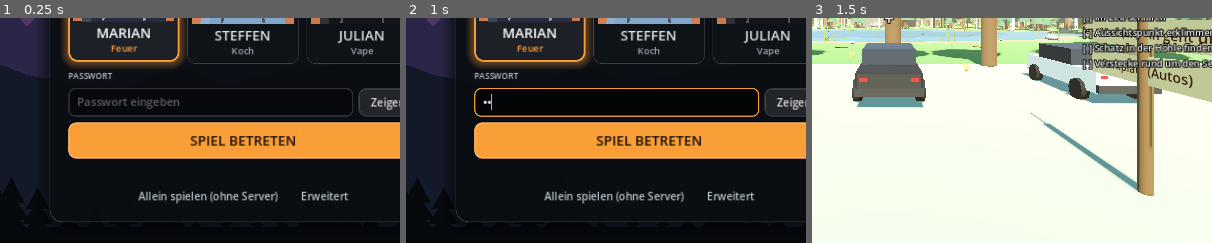
Above: before the commit, frames 1-3 (left to right).
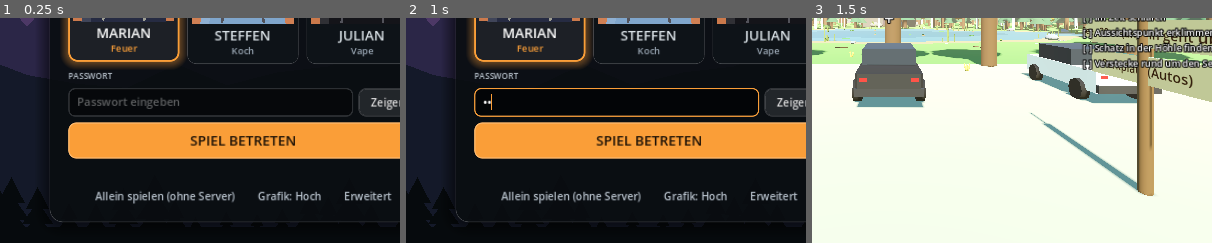
Above: after the commit, the same moments.

Repository: 7ulez/three-in-the-wild
Game: Godot game, scene res://menu.tscn
The game is run twice, just before and just after one commit, with the same random seed, the same clock (stepped at 60 frames per second) and the same inputs.
Inputs (mouse positions are % of the whole screen's width and height, from its top left):
- Up to frame 1 (0.25 s): no input
- Up to frame 2 (1 s): click (71, 22) at 0.52 s; type "Alex" at 0.6 s; click (67, 69) at 0.75 s; type "12" at 0.83 s
- Up to frame 3 (1.5 s): click "SPIEL BETRETEN" at 1.25 s
The pictures show only the part of the screen within x 40-90%, y 50-100%; the shares and areas given below are measured in that part.

The runs differ from the first frame. In frame 1, 1.9% of the frame differs, in the area x 23-98%, y 76-83%; in frame 2, 1.9%; in frame 3, nothing differs.

Commit message:
Leichte Grafikstufe für Tablets
Auf Touch-Geräten automatisch: Rendering in 720p-Auflösung statt voller
Bildschirmauflösung, keine Schatten, kein Glühen, keine Büsche. Im Menü
umschaltbar (Grafik: Niedrig/Hoch), per Adresse mit ?low / ?high erzwingbar.

Co-Authored-By: Claude Sonnet 5.5 <noreply@anthropic.com>
Claude-Session: https://claude.ai/code/session_01FicyMBshYtiCihkErSPQQ5

Diff:
--- a/game.gd
+++ b/game.gd
@@ -28,6 +28,19 @@
 
 # Tablet/Handy: Bildschirm-Steuerung statt Maus und Tastatur
 static var touch: bool = false
+static var low: bool = false          # leichtere Grafik (Tablets/Handys): keine Schatten, weniger Deko, 720p-Rendering
+
+
+## Schaltet die leichte Grafikstufe ein/aus (Auflösung, Schatten, Glühen).
+static func apply_quality(win: Window) -> void:
+	if low:
+		win.content_scale_mode = Window.CONTENT_SCALE_MODE_VIEWPORT
+		win.content_scale_size = Vector2i(1280, 720)
+		win.content_scale_aspect = Window.CONTENT_SCALE_ASPECT_EXPAND
+	else:
+		win.content_scale_mode = Window.CONTENT_SCALE_MODE_CANVAS_ITEMS
+		win.content_scale_size = Vector2i(1280, 720)
+		win.content_scale_aspect = Window.CONTENT_SCALE_ASPECT_EXPAND
 static var touch_reel: bool = false   # "Aktion"-Knopf wird gehalten (Angel einholen)
 
 
--- a/main.gd
+++ b/main.gd
@@ -92,7 +92,7 @@
 	var night := 1.0 - day
 	sun.rotation = Vector3(-asin(clampf(elev, -1.0, 1.0)) - 0.12, deg_to_rad(40.0) + cos(a) * 0.9, 0)
 	sun.light_energy = lerpf(0.0, 1.05, day)
-	sun.shadow_enabled = elev > 0.02
+	sun.shadow_enabled = elev > 0.02 and not Game.low
 	var warm := clampf(1.0 - absf(elev) * 2.5, 0.0, 1.0)   # Abend-/Morgenrot
 	sun.light_color = Color(1.0, 0.95, 0.85).lerp(Color(1.0, 0.55, 0.3), warm)
 	moon.light_energy = lerpf(0.0, 0.35, night)
@@ -137,7 +137,7 @@
 	env.fog_enabled = true
 	env.fog_light_color = Color(1.0, 0.85, 0.65)
 	env.fog_density = 0.002
-	env.glow_enabled = true
+	env.glow_enabled = not Game.low
 
 	var we := WorldEnvironment.new()
 	we.environment = env
@@ -147,7 +147,7 @@
 	sun.rotation_degrees = Vector3(-35, 40, 0)
 	sun.light_color = Color(1.0, 0.9, 0.75)
 	sun.light_energy = 1.2
-	sun.shadow_enabled = true
+	sun.shadow_enabled = not Game.low
 	add_child(sun)
 	moon = DirectionalLight3D.new()
 	moon.light_color = Color(0.55, 0.65, 1.0)
@@ -455,7 +455,7 @@
 			_part(parts, "l_c2", base, 3.0, crown.darkened(0.12), Vector3(0.9, 0, 0.4))
 
 		# Unterholz: Büsche (ohne Kollision)
-		if rng.randf() < 0.55:
+		if rng.randf() < 0.55 and not Game.low:
 			var bp := pos + Vector3(rng.randf_range(-2.0, 2.0), 0.0, rng.randf_range(-2.0, 2.0))
 			if not _tree_blocked(bp):
 				var bs := rng.randf_range(0.6, 1.2)
--- a/menu.gd
+++ b/menu.gd
@@ -265,6 +265,12 @@
 		return
 	if OS.has_feature("web"):
 		Game.touch = bool(JavaScriptBridge.eval("window.matchMedia('(pointer: coarse)').matches || window.location.search.includes('touch')"))
+		Game.low = Game.touch
+		if bool(JavaScriptBridge.eval("window.location.search.includes('low')")):
+			Game.low = true
+		if bool(JavaScriptBridge.eval("window.location.search.includes('high')")):
+			Game.low = false
+	Game.apply_quality(get_window())
 	set_anchors_and_offsets_preset(Control.PRESET_FULL_RECT)
 	Input.mouse_mode = Input.MOUSE_MODE_VISIBLE
 	theme = _make_theme()
@@ -423,6 +429,16 @@
 	solo_btn.add_theme_color_override("font_hover_color", Color(1, 1, 1))
 	solo_btn.pressed.connect(_on_solo)
 	bottom.add_child(solo_btn)
+	var q_btn := Button.new()
+	q_btn.flat = true
+	q_btn.add_theme_color_override("font_color", TEXT_DIM)
+	q_btn.add_theme_color_override("font_hover_color", Color(1, 1, 1))
+	q_btn.text = "Grafik: Niedrig" if Game.low else "Grafik: Hoch"
+	q_btn.pressed.connect(func() -> void:
+		Game.low = not Game.low
+		Game.apply_quality(get_window())
+		q_btn.text = "Grafik: Niedrig" if Game.low else "Grafik: Hoch")
+	bottom.add_child(q_btn)
 
 	# Nur in der PC-Version: Server-Adresse / Hosten (im Browser kommt die Adresse vom Server)
 	if not OS.has_feature("web"):
--- a/placed_item.gd
+++ b/placed_item.gd
@@ -108,7 +108,7 @@
 		light.light_energy = 0.0
 		light.omni_range = 14.0
 		light.position = Vector3(0, 0.9, 0)
-		light.shadow_enabled = true
+		light.shadow_enabled = not Game.low
 		add_child(light)
 		smoke = _make_smoke(Color(0.35, 0.35, 0.37, 0.4), 0.7, 2.0)
 		smoke.position = Vector3(0, 0.9, 0)
--- a/player.gd
+++ b/player.gd
@@ -155,7 +155,7 @@
 	lamp.spot_angle = 38.0
 	lamp.spot_attenuation = 0.6
 	lamp.light_energy = 7.0
-	lamp.shadow_enabled = true
+	lamp.shadow_enabled = not Game.low
 	lamp.visible = false
 	head.add_child(lamp)
 
Not shown, changed: web/index.html
Not shown, changed: web/index.js.gz
Not shown, changed: web/index.pck
Not shown, changed: web/index.pck.gz
Not shown, changed: web/index.wasm.gz
